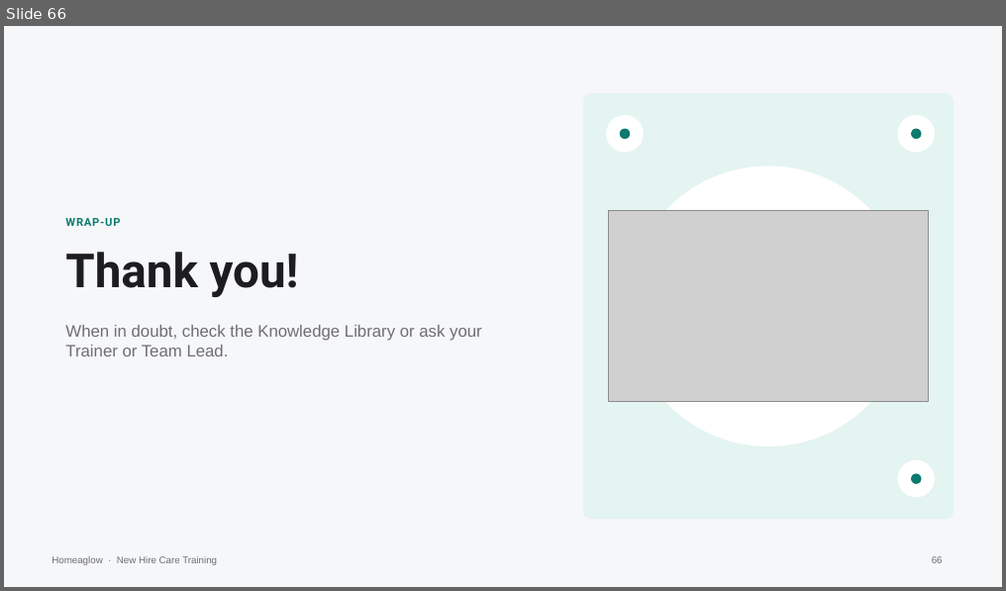
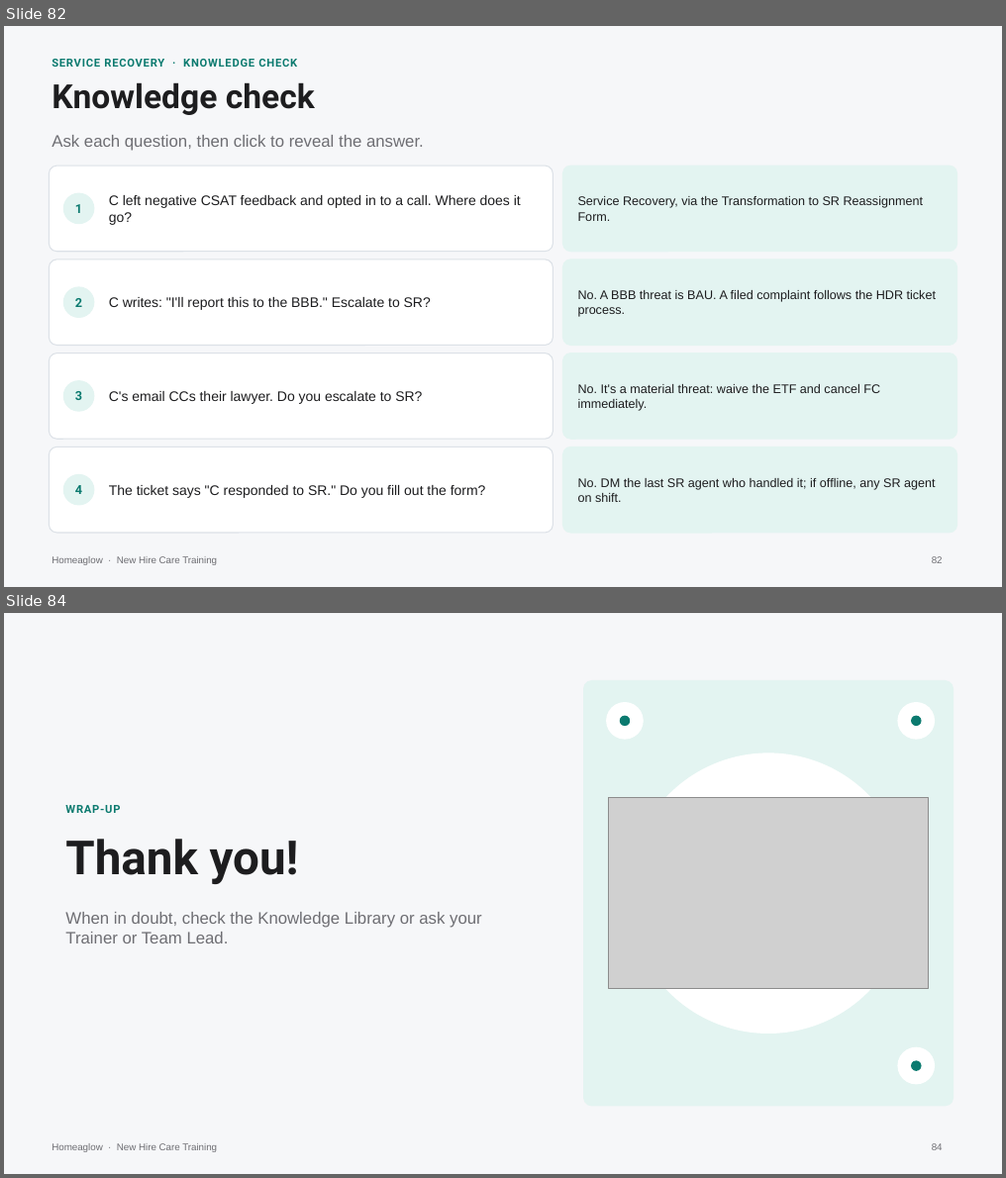
Before and after one commit to anjulimichelle/training, a slide deck: billing-disputes/billing-disputes-cash-payments.pptx. Shown one above the other, each under a label of ours: slide 66 before the commit, slides 82 and 84 after it; the slides between them are not shown. The pictures are 1006x591 and 1006x1178 pixels, drawn with LibreOffice and Linux fonts; fonts in the diff are those of the drawing; grey boxes stand for pictures. Boxes give left, top, right and bottom in pixels: in the first picture for what was removed or moved away, otherwise in the second. Text is boxed around its words. In the diff, an @@ line names an element or a change of style, - is before the commit and + after.

```diff
--- a/billing-disputes/billing-disputes-cash-payments.pptx
+++ b/billing-disputes/billing-disputes-cash-payments.pptx
@@ slide 82 added at (4, 26, 1002, 587), background #F6F7F9; not listed: 1 template element that a slide beside it also shows @@
@@ text added at (52, 59, 297, 67), 8 pt, text #0B7A6F, bold @@
+SERVICE RECOVERY · KNOWLEDGE CHECK
@@ text added at (52, 82, 315, 115), 24 pt, text #1D1D1F, bold @@
+Knowledge check
@@ text added at (52, 135, 424, 151), 12 pt, text #6E6E73 @@
+Ask each question, then click to reveal the answer.
@@ rounded rectangle added at (49, 166, 552, 252), fill #FFFFFF, outline #DCE1E7 0.75 pt @@
@@ rounded rectangle added at (562, 166, 957, 252), fill #E3F4F1, outline #E3F4F1 0.75 pt @@
@@ ellipse added at (63, 193, 94, 224), fill #E3F4F1, outline #E3F4F1 1 pt @@
@@ text added at (109, 195, 521, 225), 10 pt, text #1D1D1F @@
+C left negative CSAT feedback and opted in to a call. Where does it go?
@@ text added at (578, 196, 924, 221), 9 pt, text #1D1D1F @@
+Service Recovery, via the Transformation to SR Reassignment Form.
@@ text added at (75, 204, 82, 213), 9 pt, text #0B7A6F, bold @@
+1
@@ rounded rectangle added at (49, 260, 552, 346), fill #FFFFFF, outline #DCE1E7 0.75 pt @@
@@ rounded rectangle added at (562, 260, 957, 346), fill #E3F4F1, outline #E3F4F1 0.75 pt @@
@@ ellipse added at (63, 287, 94, 317), fill #E3F4F1, outline #E3F4F1 1 pt @@
@@ text added at (578, 290, 936, 317), 9 pt, text #1D1D1F @@
+No. A BBB threat is BAU. A filed complaint follows the HDR ticket process.
@@ text added at (75, 298, 82, 307), 9 pt, text #0B7A6F, bold @@
+2
@@ text added at (109, 297, 431, 310), 10 pt, text #1D1D1F @@
+C writes: "I'll report this to the BBB." Escalate to SR?
@@ rounded rectangle added at (49, 354, 552, 439), fill #FFFFFF, outline #DCE1E7 0.75 pt @@
@@ ellipse added at (63, 381, 94, 411), fill #E3F4F1, outline #E3F4F1 1 pt @@
@@ rounded rectangle added at (562, 354, 957, 439), fill #E3F4F1, outline #E3F4F1 0.75 pt @@
@@ text added at (75, 391, 82, 400), 9 pt, text #0B7A6F, bold @@
+3
@@ text added at (109, 391, 422, 404), 10 pt, text #1D1D1F @@
+C's email CCs their lawyer. Do you escalate to SR?
@@ text added at (578, 384, 880, 411), 9 pt, text #1D1D1F @@
+No. It's a material threat: waive the ETF and cancel FC immediately.
@@ rounded rectangle added at (49, 447, 552, 533), fill #FFFFFF, outline #DCE1E7 0.75 pt @@
@@ rounded rectangle added at (562, 447, 957, 533), fill #E3F4F1, outline #E3F4F1 0.75 pt @@
@@ ellipse added at (63, 475, 94, 505), fill #E3F4F1, outline #E3F4F1 1 pt @@
@@ text added at (75, 485, 82, 494), 9 pt, text #0B7A6F, bold @@
+4
@@ text added at (109, 485, 486, 498), 10 pt, text #1D1D1F @@
+The ticket says "C responded to SR." Do you fill out the form?
@@ text added at (578, 478, 936, 502), 9 pt, text #1D1D1F @@
+No. DM the last SR agent who handled it; if offline, any SR agent on shift.
@@ page number added at (932, 557, 943, 564), 7 pt, text #6E6E73 @@
+82
@@ what was slide 66 is now slide 84 @@
@@ page number at (932, 1144, 943, 1151): text changed @@
-66
+84
```
Also in this commit, not shown: 7 slides changed, 17 other slides added, 2 other files.
